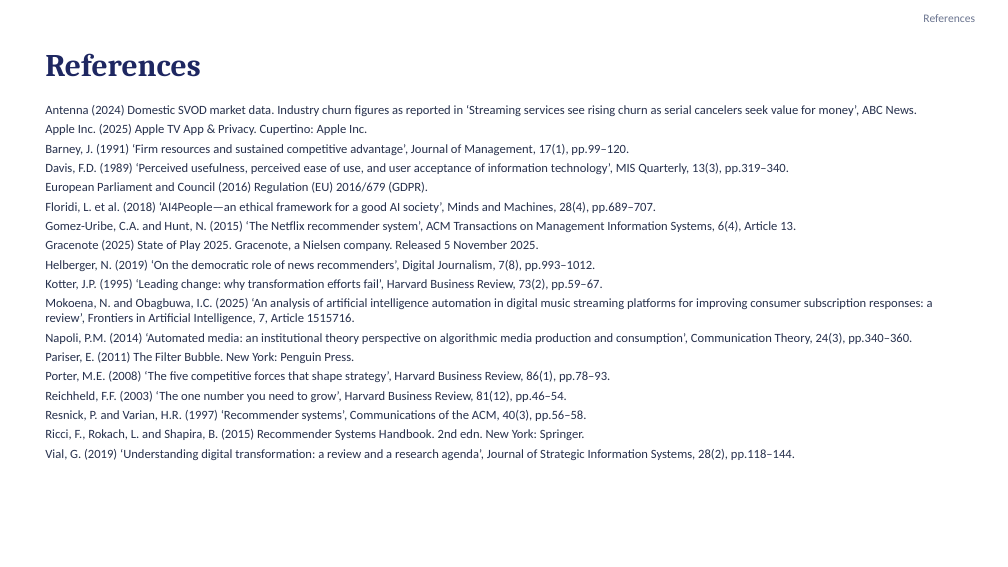
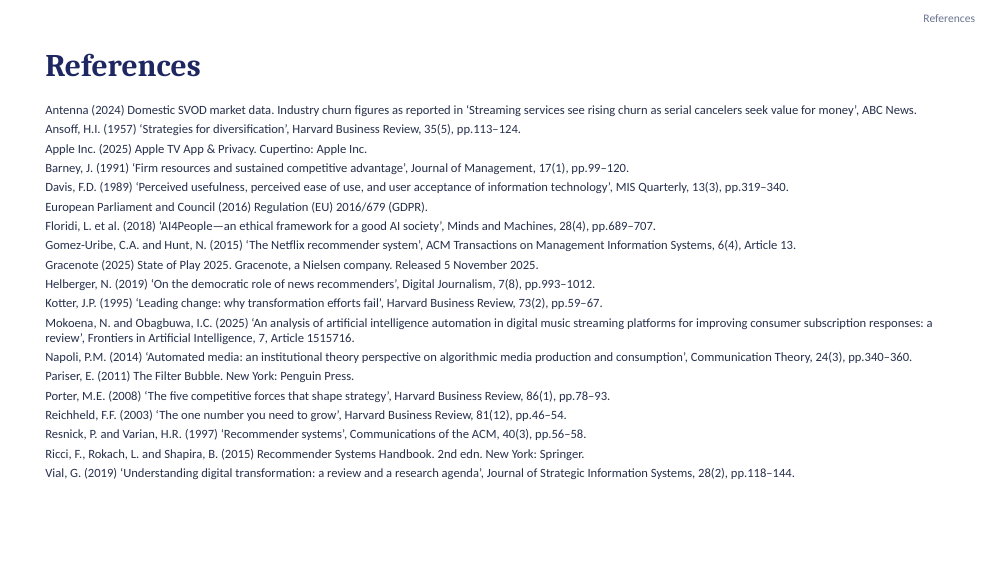
Before and after one commit to karanrg22-svg/skill, a slide deck: slide 12 of Earning-the-Signal_revised.pptx. Drawn at 1008x567 pixels with LibreOffice and Linux fonts; fonts in the diff are those of the drawing. Boxes give left, top, right and bottom in pixels: in the first picture for what was removed or moved away, otherwise in the second. Text is boxed around its words. In the diff, an @@ line names an element or a change of style, - is before the commit and + after.

```diff
--- a/Earning-the-Signal_revised.pptx
+++ b/Earning-the-Signal_revised.pptx
@@ text at (x1=45, y1=124, x2=521, y2=135): paragraph added @@
+Ansoff, H.I. (1957) ‘Strategies for diversification’, Harvard Business Review, 35(5), pp.113–124.
```
Also in this commit, not shown: 2 other slides changed.
